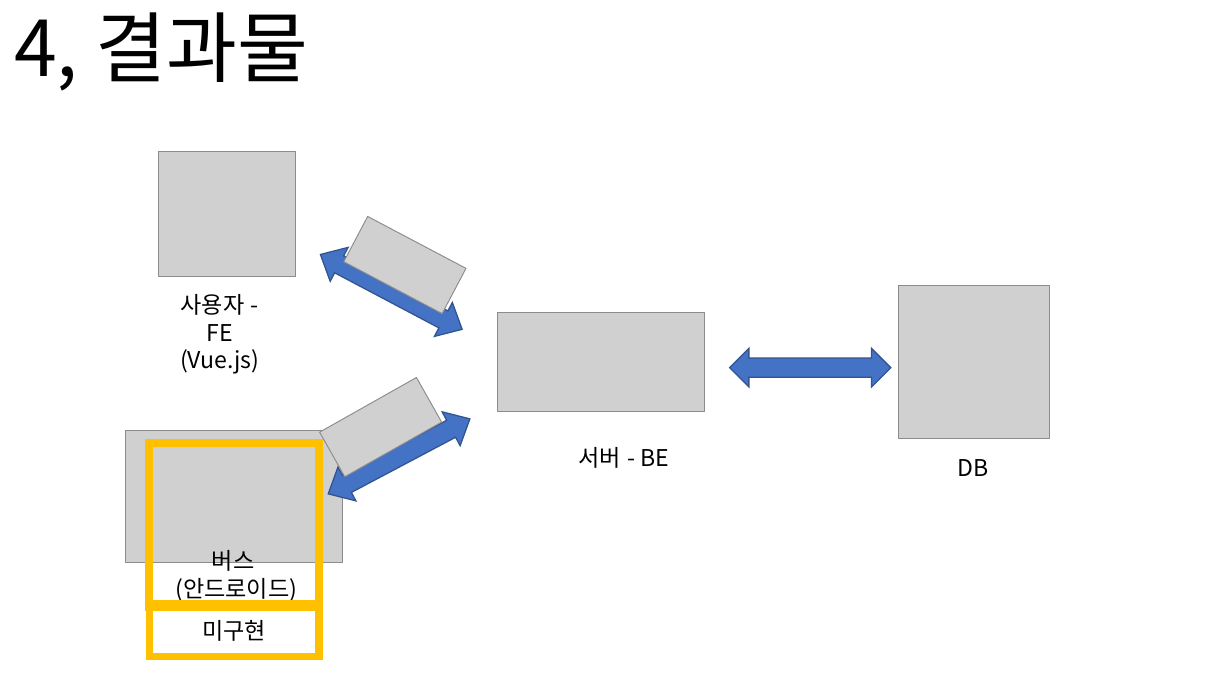
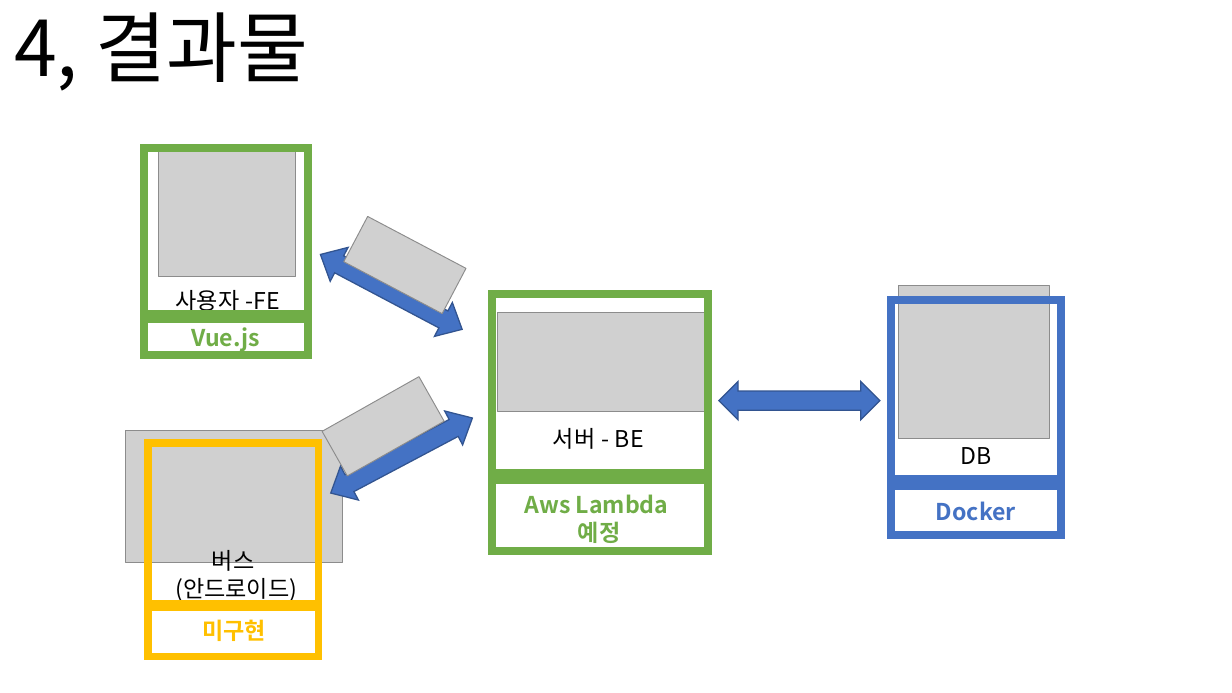
Before and after one commit to juhwanHeo/BusLocationTracker, a slide deck: slide 5 of 0.project/ppt/클라우드컴퓨팅_텀프로젝트_pptx_20185304_허주환.pptx. Drawn at 1232x693 pixels with LibreOffice and Linux fonts; fonts in the diff are those of the drawing; grey boxes stand for pictures. Boxes give left, top, right and bottom in pixels: in the first picture for what was removed or moved away, otherwise in the second. Text is boxed around its words. In the diff, an @@ line names an element or a change of style, - is before the commit and + after.

```diff
--- a/0.project/ppt/클라우드컴퓨팅_텀프로젝트_pptx_20185304_허주환.pptx
+++ b/0.project/ppt/클라우드컴퓨팅_텀프로젝트_pptx_20185304_허주환.pptx
@@ rectangle added at <box>144,148,308,313</box>, outline #70AD47 6 pt @@
@@ text at <box>176,290,280,314</box>: text changed @@
-사용자 - FE (Vue.js)
+사용자 -FE
@@ rectangle added at <box>493,294,709,481</box>, outline #70AD47 6 pt @@
@@ rectangle added at <box>144,319,308,355</box>, outline #70AD47 6 pt @@
@@ group added at <box>192,299,1061,543</box>: 3 texts, 2 rectangles @@
+Docker
+Aws Lambda
+예정
+Vue.js
@@ left right arrow: place and size @@
-left right arrow at <box>730,348,891,387</box>
+left right arrow at <box>719,382,880,421</box>
@@ text "서버 - BE": place and size @@
-text "서버 - BE" at <box>578,447,669,468</box>
+text "서버 - BE" at <box>553,428,644,449</box>
@@ text "DB": place and size @@
-text "DB" at <box>958,459,989,476</box>
+text "DB" at <box>960,447,991,464</box>
@@ rectangle added at <box>493,472,709,551</box>, outline #70AD47 6 pt @@
@@ text "미구현" at <box>202,619,266,641</box>: text colour #000000 to #FFC000, bold on @@
```
Also in this commit, not shown: 2 other slides changed, 1 other file.
